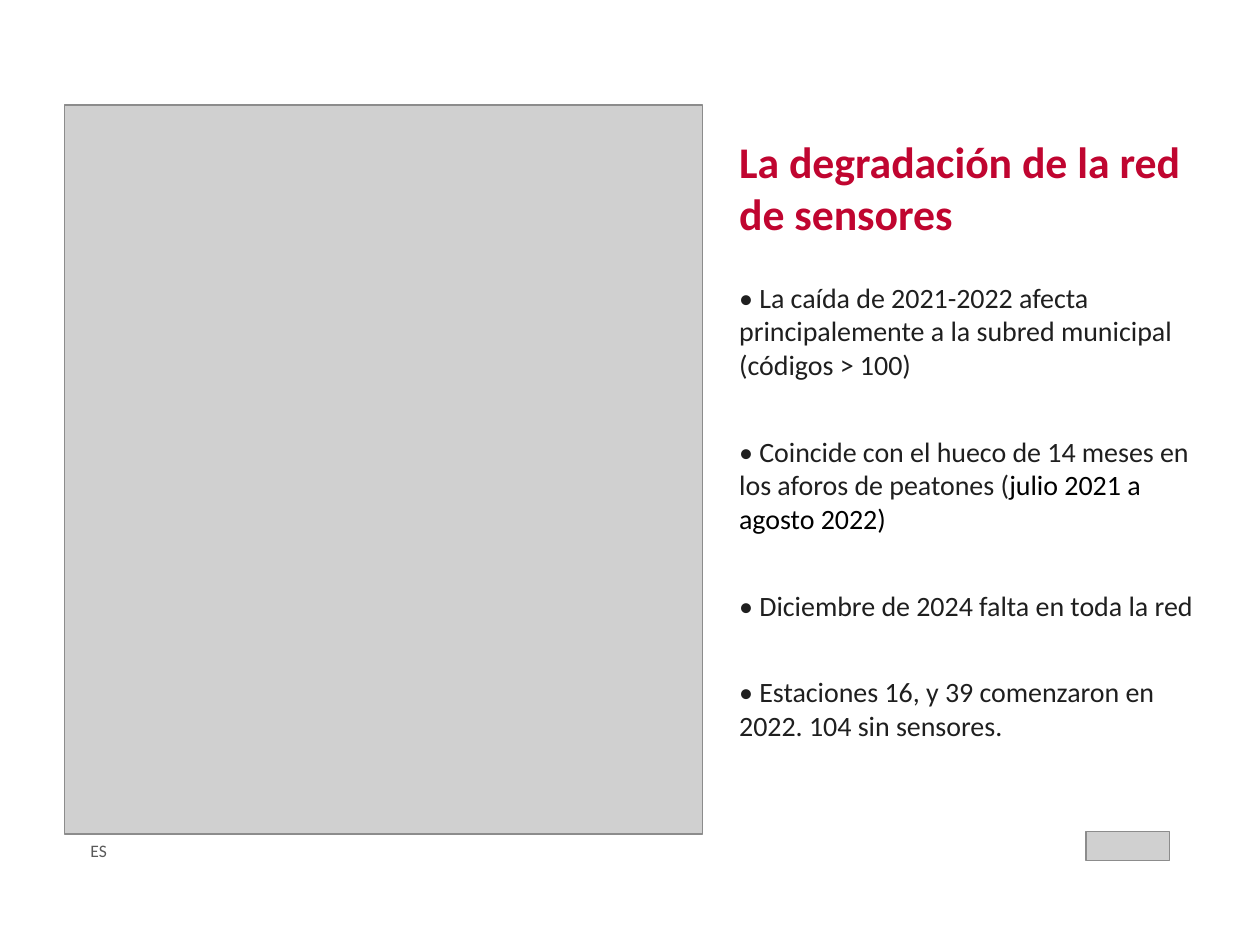
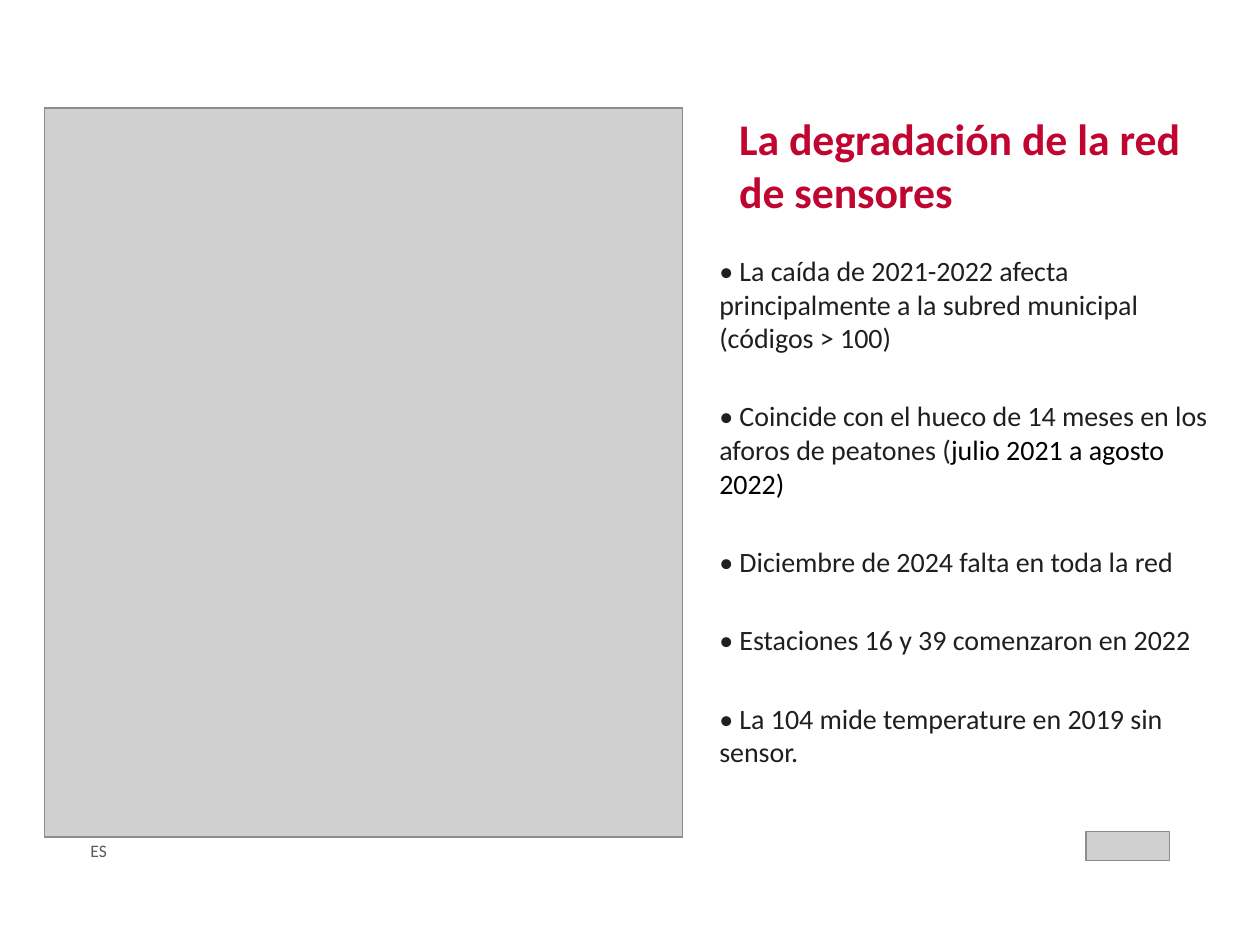
Before and after one commit to crismo04/TFM-cloud-soliutions-to-public-data, a slide deck: slide 17 of master's thesis/TFM_MII_Cloud_AI_PublicData_MolinaCristian_2026.pptx (slide 20 before the commit). Drawn at 1260x945 pixels with LibreOffice and Linux fonts; fonts in the diff are those of the drawing; grey boxes stand for pictures; background and template pictures are left out. Boxes give left, top, right and bottom in pixels: in the first picture for what was removed or moved away, otherwise in the second. Text is boxed around its words. In the diff, an @@ line names an element or a change of style, - is before the commit and + after.

```diff
--- a/master's thesis/TFM_MII_Cloud_AI_PublicData_MolinaCristian_2026.pptx
+++ b/master's thesis/TFM_MII_Cloud_AI_PublicData_MolinaCristian_2026.pptx
@@ picture moved from (x1=64, y1=105, x2=702, y2=834) to (x1=44, y1=108, x2=682, y2=838) @@
@@ text "La degradación de la red ..." moved from (x1=739, y1=147, x2=1180, y2=231) to (x1=739, y1=124, x2=1180, y2=209) @@
@@ text at (x1=719, y1=261, x2=1138, y2=353): text changed @@
-• La caída de 2021-2022 afecta principalemente a la subred municipal (códigos > 100)
+• La caída de 2021-2022 afecta principalmente a la subred municipal (códigos > 100)
@@ text "• La caída de 2021-2022 ..." moved from (x1=739, y1=288, x2=1193, y2=737) to (x1=719, y1=261, x2=1207, y2=763) @@
@@ text at (x1=719, y1=631, x2=1191, y2=763): text changed @@
-• Estaciones 16, y 39 comenzaron en 2022. 104 sin sensores.
+• Estaciones 16 y 39 comenzaron en 2022
+• La 104 mide temperature en 2019 sin sensor.
```
Also in this commit, not shown: 14 other slides changed, 2 slides added, 7 slides removed, 1 other file.
